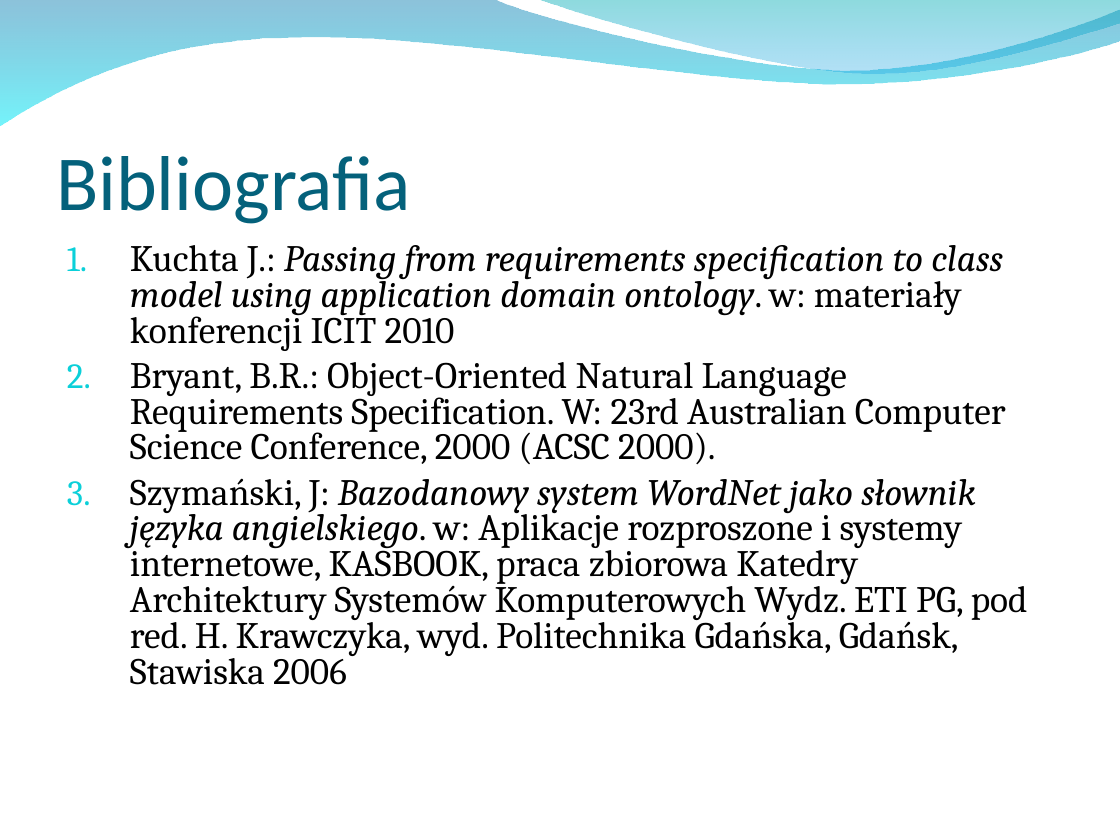
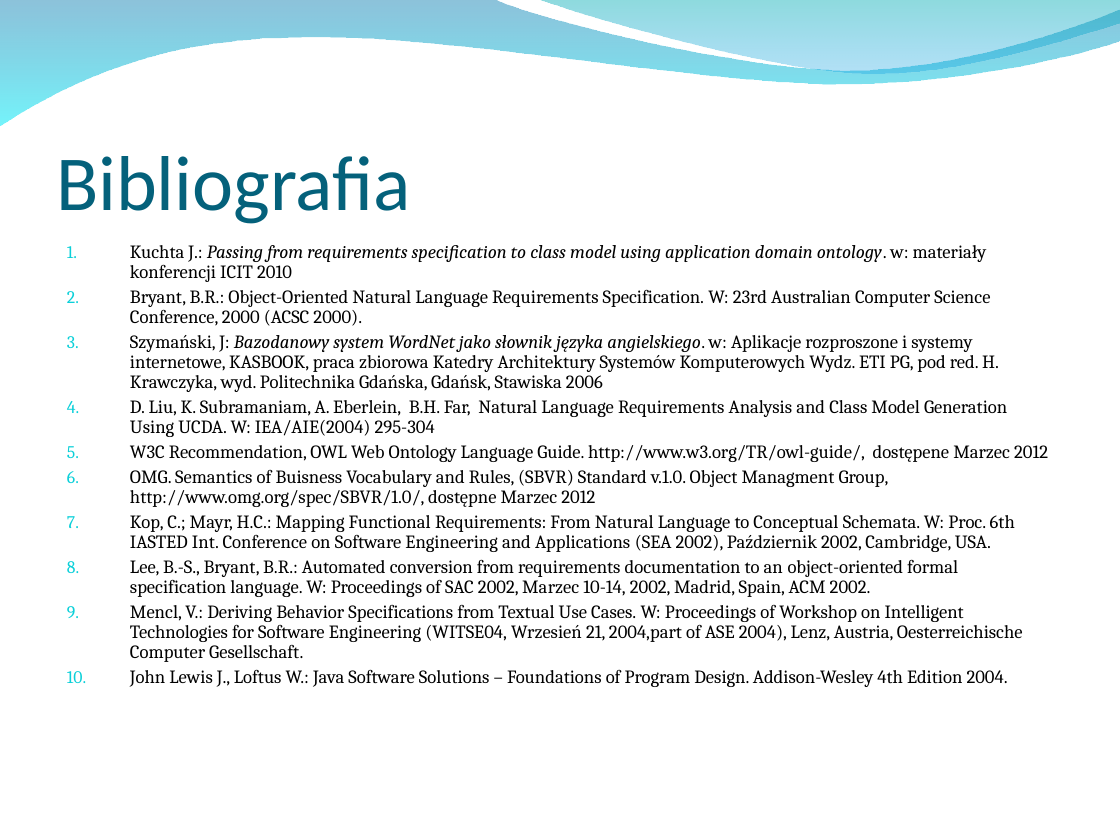
Before and after one commit to ges0/mgr, a slide deck: slide 12 of prezentacje/Seminarium1.ppt. Drawn at 1120x840 pixels with LibreOffice and Linux fonts; fonts in the diff are those of the drawing; background and template pictures are left out. Boxes give left, top, right and bottom in pixels: in the first picture for what was removed or moved away, otherwise in the second. Text is boxed around its words. In the diff, an @@ line names an element or a change of style, - is before the commit and + after.

```diff
--- a/prezentacje/Seminarium1.ppt
+++ b/prezentacje/Seminarium1.ppt
@@ text at bbox=[130, 245, 999, 392]: size 24 to 12 pt in "Kuchta J.: Passing from requirements specification to ...", "Bryant, B.R.: Object-Oriented Natural Language Requirements  ...", "Szymański, J: Bazodanowy system WordNet jako słownik ..."; line spacing 0.8 to 0.9; less space between paragraphs @@
@@ text at bbox=[130, 400, 1048, 687]: paragraphs added @@
+4. D. Liu, K. Subramaniam, A. Eberlein, B.H. Far, Natural Language Requirements Analysis and Class Model Generation Using UCDA. W: IEA/AIE(2004) 295-304
+5. W3C Recommendation, OWL Web Ontology Language Guide. http://www.w3.org/TR/owl-guide/, dostępene Marzec 2012
+6. OMG. Semantics of Buisness Vocabulary and Rules, (SBVR) Standard v.1.0. Object Managment Group, http://www.omg.org/spec/SBVR/1.0/, dostępne Marzec 2012
+7. Kop, C.; Mayr, H.C.: Mapping Functional Requirements: From Natural Language to Conceptual Schemata. W: Proc. 6th IASTED Int. Conference on Software Engineering and Applications (SEA 2002), Październik 2002, Cambridge, USA.
+8. Lee, B.-S., Bryant, B.R.: Automated conversion from requirements documentation to an object-oriented formal specification language. W: Proceedings of SAC 2002, Marzec 10-14, 2002, Madrid, Spain, ACM 2002.
+9. Mencl, V.: Deriving Behavior Specifications from Textual Use Cases. W: Proceedings of Workshop on Intelligent Technologies for Software Engineering (WITSE04, Wrzesień 21, 2004,part of ASE 2004), Lenz, Austria, Oesterreichische Computer Gesellschaft.
+10. John Lewis J., Loftus W.: Java Software Solutions – Foundations of Program Design. Addison-Wesley 4th Edition 2004.
```
Also in this commit, not shown: 6 other slides changed, 1 slide added, 3 slides removed.
